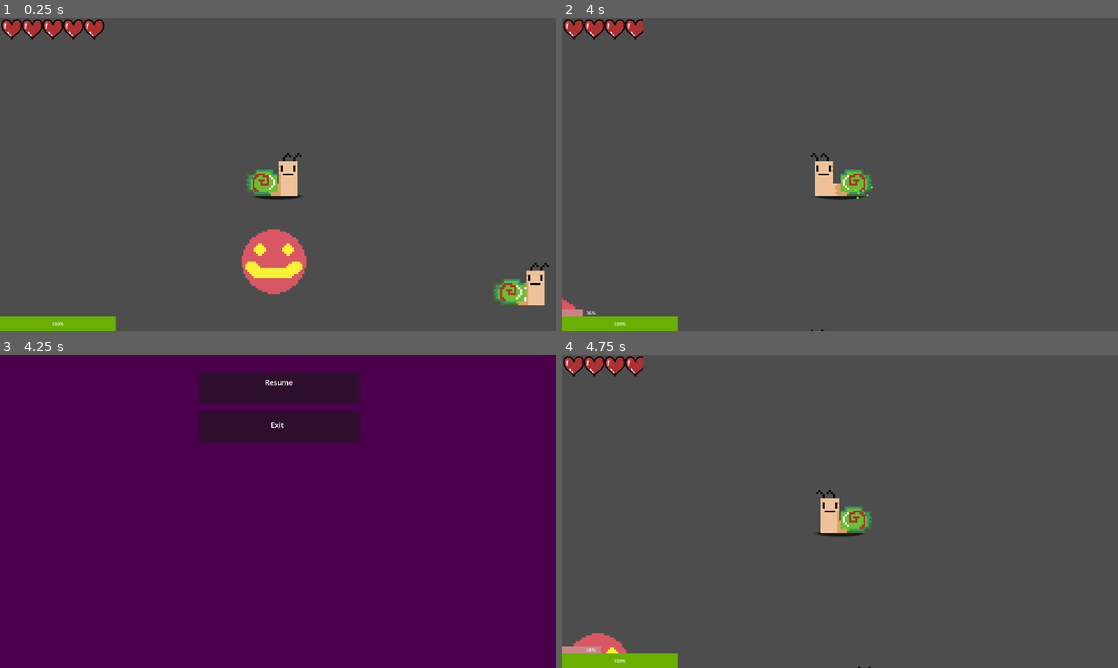
Above: before the commit, frames 1-4 (two rows, left to right).
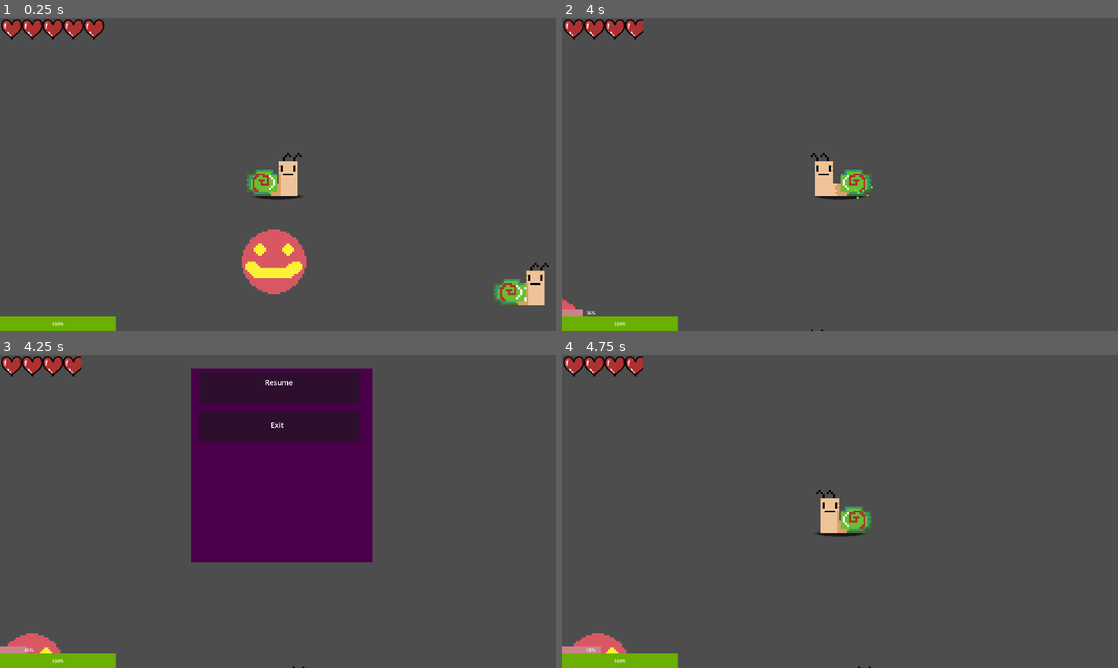
Above: after the commit, the same moments.

Repository: mark4pro/rogue-like
Game: Godot game, scene res://worldGen/testGen.tscn
Same seed, same stepped clock (60 frames per second), same inputs: the game is played once before the commit and once after it.
Inputs (mouse positions are in pixels of both pictures, inside the frame that each line leads up to):
- Up to frame 1 (0.25 s): no input
- Up to frame 2 (4 s): tap Enter at 0.5 s; move the mouse to (962, 158) at 0.52 s; hold D (right) 0.53-1.28 s; tap F6 (free_cam) at 0.6, 3.6 s; click (962, 158) at 0.67 s; move the mouse to (728, 190) at 1.27 s; hold S (down) 1.28-2.03 s; tap E (pickup) at 1.35 s; move the mouse to (895, 105) at 2.02 s; hold D (right) 2.03-2.78 s; tap Ctrl (roll) at 2.1 s; move the mouse to (812, 237) at 2.77 s; hold W (up) 2.78-3.53 s; tap Shift (sprint) at 2.85 s; click (812, 237) at 2.92 s; move the mouse to (1006, 221) at 3.52 s; hold A (left) from 3.53 s (still down)
- Up to frame 3 (4.25 s): keep holding A (left); tap Escape (pause) at 4.15 s
- Up to frame 4 (4.75 s): release A (left) at 4.25 s; click "Resume" at 4.25 s

Frames 1-2 are identical in both runs. In frame 3, 80% of the frame differs, in the area x 0-100%, y 0-100%; in frame 4, nothing differs.

Commit message:
Update player.tscn

Diff:
--- a/Assets/prefabs/player.tscn
+++ b/Assets/prefabs/player.tscn
@@ -377,30 +377,13 @@
 anchors_preset = 15
 anchor_right = 1.0
 anchor_bottom = 1.0
+offset_left = 660.0
+offset_top = 47.0
+offset_right = -634.0
+offset_bottom = -365.0
 grow_horizontal = 2
 grow_vertical = 2
 color = Color(0.28857848, 5.609639e-05, 0.28857633, 1)
-
-[node name="Resume" type="Button" parent="pause_menu/pauseMenu/ColorRect" unique_id=1713300757]
-layout_mode = 0
-offset_left = 688.0
-offset_top = 60.0
-offset_right = 1242.0
-offset_bottom = 169.0
-text = "
-"
-metadata/_edit_group_ = true
-
-[node name="Label" type="Label" parent="pause_menu/pauseMenu/ColorRect/Resume" unique_id=527838027]
-layout_mode = 0
-offset_left = -5.0
-offset_right = 557.0
-offset_bottom = 107.0
-theme_override_font_sizes/font_size = 25
-text = "Resume
-"
-horizontal_alignment = 1
-vertical_alignment = 1
 
 [node name="exit_game" type="Button" parent="pause_menu/pauseMenu" unique_id=251820944]
 layout_mode = 1
@@ -414,19 +397,41 @@
 offset_right = -31783.0
 offset_bottom = -4883.0
 grow_horizontal = 2
-
-[node name="Label" type="Label" parent="pause_menu/pauseMenu" unique_id=589077677]
-layout_mode = 0
-offset_left = 889.0
-offset_top = 212.0
-offset_right = 1027.0
-offset_bottom = 271.0
+metadata/_edit_group_ = true
+
+[node name="Label" type="Label" parent="pause_menu/pauseMenu/exit_game" unique_id=589077677]
+layout_mode = 0
+offset_left = 202.0
+offset_top = 20.0
+offset_right = 340.0
+offset_bottom = 79.0
 theme_override_font_sizes/font_size = 25
 text = "Exit"
 horizontal_alignment = 1
 vertical_alignment = 1
 
+[node name="Resume" type="Button" parent="pause_menu/pauseMenu" unique_id=1713300757]
+layout_mode = 0
+offset_left = 688.0
+offset_top = 60.0
+offset_right = 1242.0
+offset_bottom = 169.0
+text = "
+"
+metadata/_edit_group_ = true
+
+[node name="Label" type="Label" parent="pause_menu/pauseMenu/Resume" unique_id=527838027]
+layout_mode = 0
+offset_left = -5.0
+offset_right = 557.0
+offset_bottom = 107.0
+theme_override_font_sizes/font_size = 25
+text = "Resume
+"
+horizontal_alignment = 1
+vertical_alignment = 1
+
 [connection signal="animation_finished" from="RotPoint/Sprite2D" to="." method="_on_sprite_2d_animation_finished"]
 [connection signal="timeout" from="roll_cooldown" to="." method="_on_roll_cooldown_timeout"]
-[connection signal="button_down" from="pause_menu/pauseMenu/ColorRect/Resume" to="pause_menu/pauseMenu" method="_on_resume_button_down"]
 [connection signal="pressed" from="pause_menu/pauseMenu/exit_game" to="pause_menu/pauseMenu" method="_on_exit_game_pressed"]
+[connection signal="button_down" from="pause_menu/pauseMenu/Resume" to="pause_menu/pauseMenu" method="_on_resume_button_down"]
